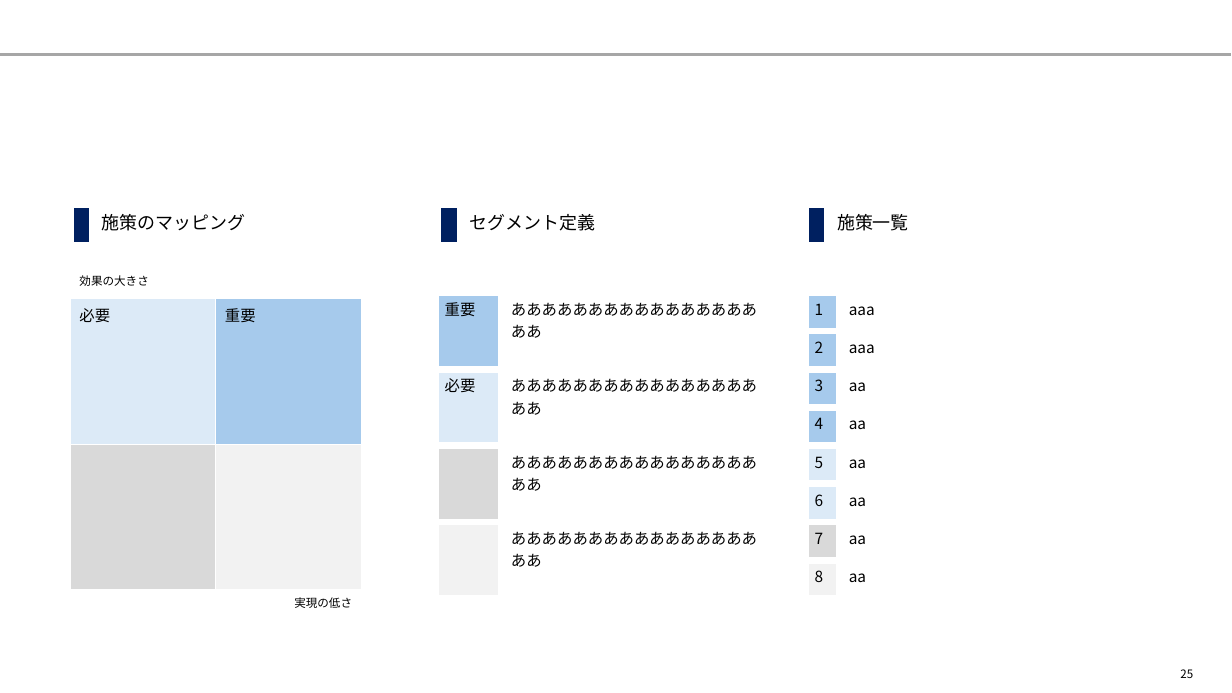
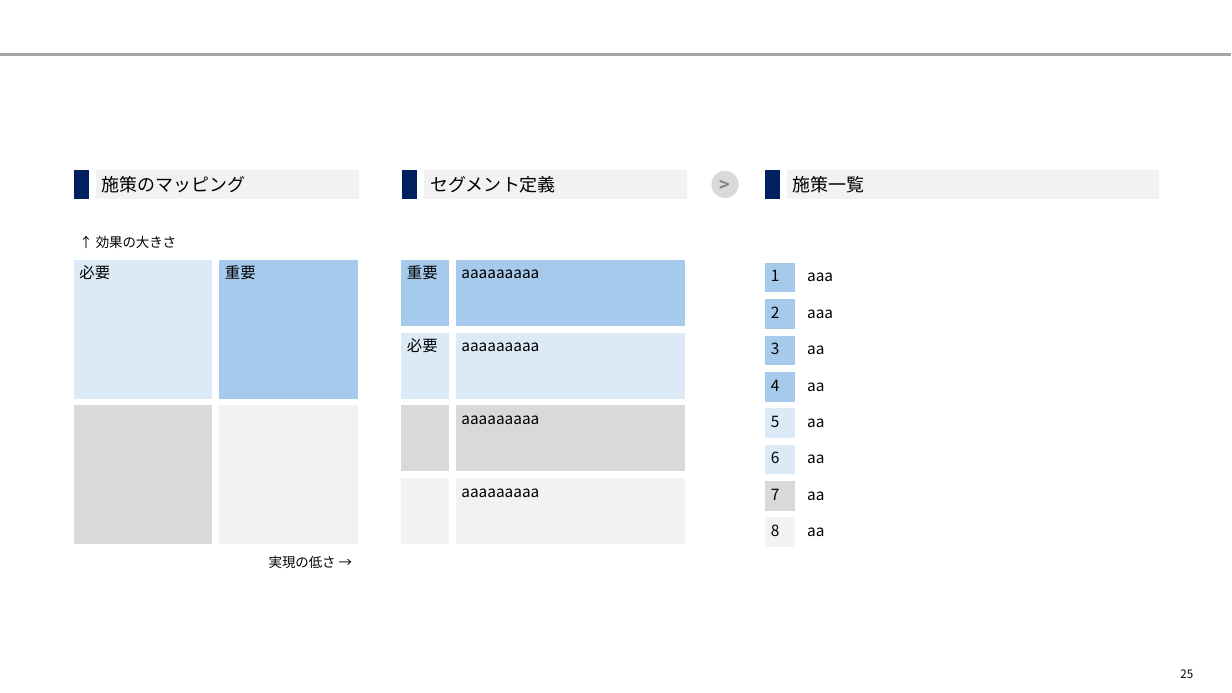
Before and after one commit to yuzucha16/dotfiles, a slide deck: slide 25 of office/Blank.potx. Drawn at 1232x693 pixels with LibreOffice and Linux fonts; fonts in the diff are those of the drawing. Boxes give left, top, right and bottom in pixels: in the first picture for what was removed or moved away, otherwise in the second. Text is boxed around its words. In the diff, an @@ line names an element or a change of style, - is before the commit and + after.

```diff
--- a/office/Blank.potx
+++ b/office/Blank.potx
@@ table at <box>70,166,689,202</box> @@
- | 施策のマッピング |  | セグメント定義 |  | 施策一覧
- |  |  |  |  | 
+ | 施策のマッピング |  |  | セグメント定義
@@ table: place and size @@
-table at <box>70,204,1171,638</box>
+table at <box>70,166,689,202</box>
@@ ellipse added at <box>712,171,739,199</box>, fill #D9D9D9, 14 pt, text #808080, bold @@
+>
@@ table added at <box>762,166,1162,202</box>, 1 rows, 2 columns @@
+ | 施策一覧
@@ table at <box>70,228,688,574</box> @@
-効果の大きさ | 
-必要 | 重要
- | 
- | 実現の低さ
+↑ 効果の大きさ |  |  |  | 
+必要 | 重要 |  | 重要 | aaaaaaaaa
+ |  |  | 必要 | aaaaaaaaa
+ |  |  |  | aaaaaaaaa
+ |  |  |  | aaaaaaaaa
+ | 実現の低さ → |  |  | 
@@ table: place and size @@
-table at <box>70,267,360,624</box>
+table at <box>70,228,688,574</box>
@@ table at <box>762,228,1162,575</box> @@
+row 1:  | 
+row 10:  | 
@@ table: place and size @@
-table at <box>806,293,1163,599</box>
+table at <box>762,228,1162,575</box>
@@ table removed at <box>435,293,774,599</box>, 4 rows, 2 columns @@
-重要 | ああああああああああああああああああ
-必要 | ああああああああああああああああああ
- | ああああああああああああああああああ
- | ああああああああああああああああああ
```
Also in this commit, not shown: 27 other slides changed, 2 slides added, 5 slides removed.
